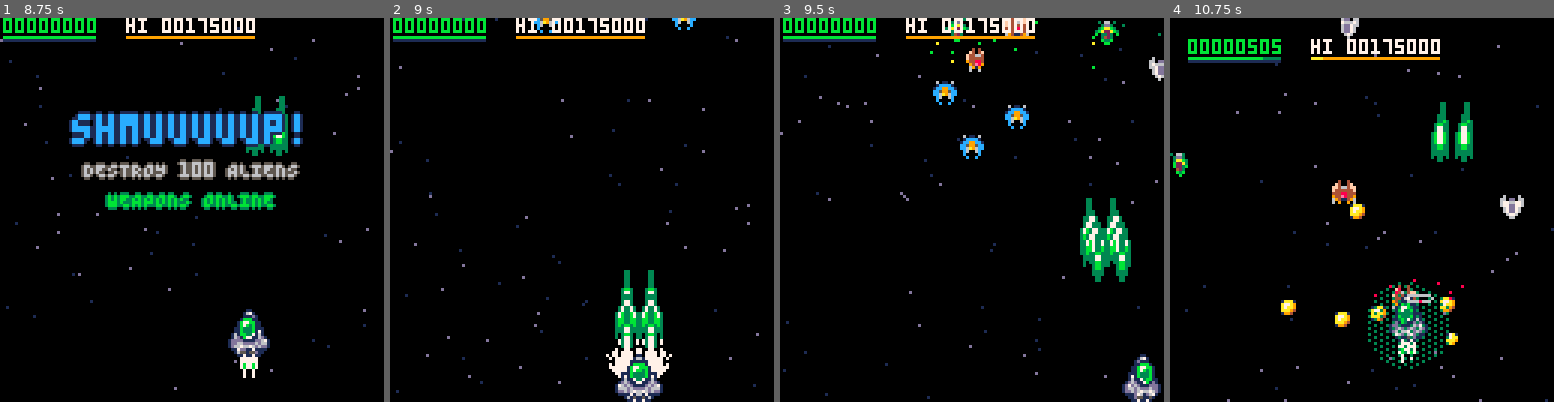
Above: before the commit, frames 1-4 (left to right).
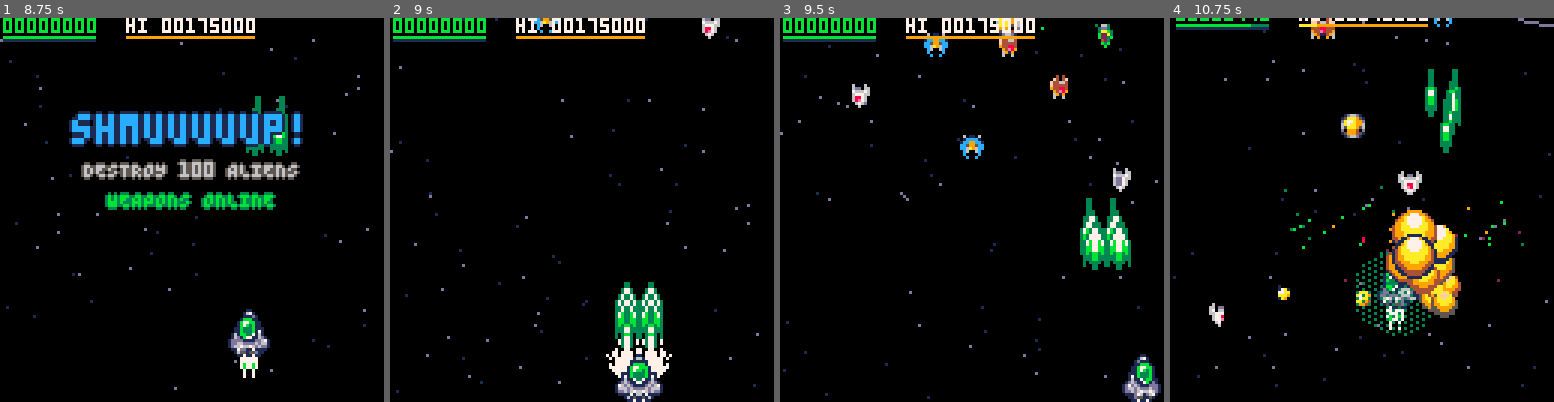
Above: after the commit, the same moments.

Repository: wimpysworld/antsy-alien-attack-pico
Game: PICO-8 cartridge main.p8
The game is run twice, just before and just after one commit, with the same random seed, the same clock (stepped at 60 frames per second) and the same inputs.
Inputs:
- Up to frame 1 (8.75 s): tap X (X key) at 0.33, 1.07, 1.85, 2.97, 4.08, 5.2, 6.32, 7.43, 8.55 s; tap O (Z key) at 0.7, 1.7, 2.1, 2.5, 2.9, 3.3, 3.7, 4.1, 4.5, 4.9, 5.3, 5.7, 6.1, 6.5, 6.9, 7.3, 7.7, 8.1, 8.5 s; hold Right 1.6-2.1 s; hold Up 2.15-2.42 s; hold Right 2.47-3.03 s; hold Left 3.08-3.58 s; hold Down 3.63-3.97 s; hold Right 4.02-4.68 s; hold Up 4.73-5.03 s; hold Left 5.08-5.68 s; hold Down 5.73-6.03 s; hold Right 6.08-6.58 s; hold Right 6.63-7.13 s; hold Up 7.18-7.45 s; hold Right 7.5-8.07 s; hold Left 8.12-8.62 s; hold Down from 8.67 s (still down)
- Up to frame 2 (9 s): keep holding Down; tap O (Z key) at 8.9 s
- Up to frame 3 (9.5 s): release Down at 9 s; hold Right from 9.05 s (still down); tap O (Z key) at 9.3 s
- Up to frame 4 (10.75 s): tap X (X key) at 9.67 s; tap O (Z key) at 9.7, 10.1, 10.5 s; release Right at 9.72 s; hold Up 9.77-10.07 s; hold Left 10.12-10.72 s

Frame 1 is identical in both runs. In frame 2, 0.7% of the frame differs, in the area x 58-86%, y 0-77%; in frame 3, 3.0%; in frame 4, 14%, in the area x 0-100%, y 0-100%.

Commit message:
chore: minor refactor of shmup alien spawn list

Diff:
--- a/main.p8
+++ b/main.p8
@@ -788,6 +788,7 @@
 end
 
 function shmup(evade)
+ local spawn=split("drone,drone,drone,bronze,bronze,bronze,bronze,silver,silver,silver,silver,sapphire,sapphire,emerald")
  local win_target=level*100
  if (evade) win_target=level*750
 
@@ -810,7 +811,6 @@
   end
  else
   if #aliens<gamestate.aliens_max then
-   local spawn=split("drone,drone,drone,drone,orby,bronze,bronze,bronze,bronze,silver,silver,silver,silver,sapphire,sapphire,emerald")
    create_alien(rnd_range(16,112),rnd_range(-16,-8),spawn[rnd_range(1,#spawn)])
   end
 
